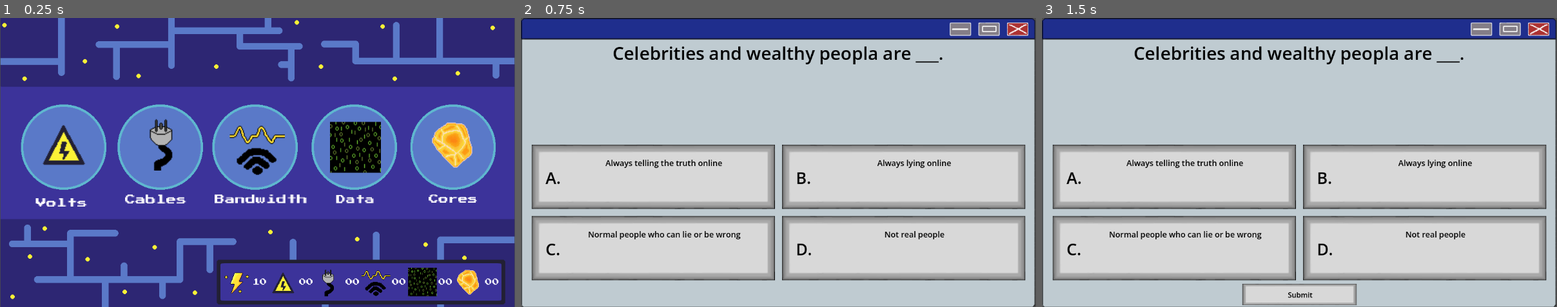
Above: before the commit, frames 1-3 (left to right).
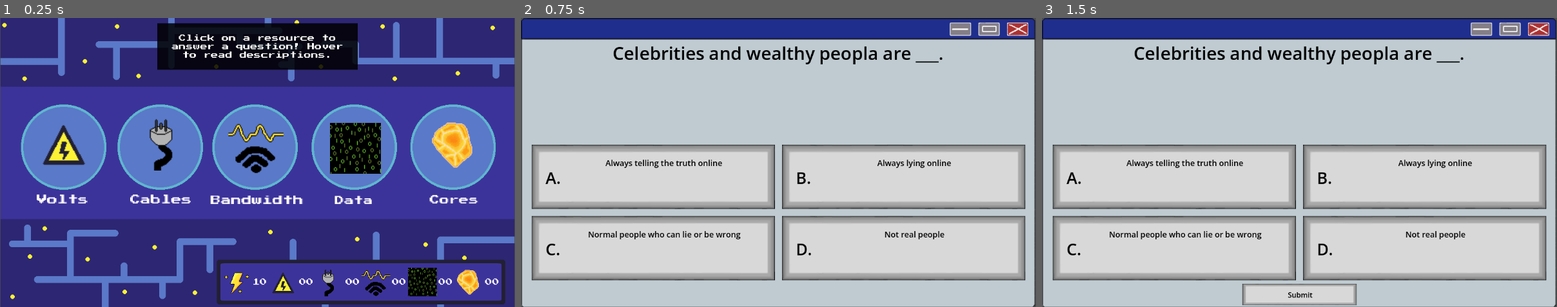
Above: after the commit, the same moments.

Repository: CalebJoines/Computer-Castle
Game: Godot game, scene res://Scenes/resource_picker.tscn
The game is run twice, just before and just after one commit, with the same random seed, the same clock (stepped at 60 frames per second) and the same inputs. This scene is started directly instead of the project's main scene. Sound files missing from this copy of the repository are replaced by a short silence.
Inputs (mouse positions are in pixels of both pictures, inside the frame that each line leads up to):
- Up to frame 1 (0.25 s): no input
- Up to frame 2 (0.75 s): tap A at 0.5 s; drag from (582, 145) to (876, 148) at 0.52 s
- Up to frame 3 (1.5 s): tap Space at 1.25 s; drag from (1175, 176) to (1423, 176) at 1.27 s

The runs differ from the first frame. In frame 1, 8.6% of the frame differs, in the area x 6-93%, y 1-66%; in frame 2, nothing differs; in frame 3, nothing differs.

Commit message:
revamped resource picker

Diff:
--- a/computer-castle-/Scenes/resource_picker.tscn
+++ b/computer-castle-/Scenes/resource_picker.tscn
@@ -4,6 +4,7 @@
 [ext_resource type="Script" uid="uid://d3v02qgdras0r" path="res://Scripts/spentchecker.gd" id="1_wklta"]
 [ext_resource type="PackedScene" uid="uid://chduusndy8aig" path="res://Scenes/clickable_box.tscn" id="2_ywnrd"]
 [ext_resource type="Texture2D" uid="uid://dhitel0oagl54" path="res://Sprites/ResourceSprites/volts.png" id="3_j7fta"]
+[ext_resource type="Script" uid="uid://be1h41fv5wygf" path="res://Scripts/ResourceDesc.gd" id="3_oot3j"]
 [ext_resource type="Texture2D" uid="uid://c5tbksqfq33g4" path="res://Sprites/ResourceSprites/Data.png" id="4_7857q"]
 [ext_resource type="FontFile" uid="uid://b888lr52k04li" path="res://Fonts/PressStart2P-Regular.ttf" id="4_g3ufx"]
 [ext_resource type="Texture2D" uid="uid://bekw3fgtjbpjh" path="res://Sprites/ResourceSprites/ai_cores.png" id="5_sqw27"]
@@ -14,6 +15,11 @@
 [ext_resource type="Script" uid="uid://741oawsuywix" path="res://Scenes/songreplayResource.gd" id="9_j7fta"]
 [ext_resource type="Texture2D" uid="uid://5schfk5a0kpc" path="res://Sprites/menuSprites/submits.png" id="12_80q24"]
 [ext_resource type="Script" uid="uid://ovnyfqdycehl" path="res://Scripts/load_level.gd" id="13_wklta"]
+
+[sub_resource type="RectangleShape2D" id="RectangleShape2D_wklta"]
+size = Vector2(63.276424, 63.117897)
+
+[sub_resource type="CanvasTexture" id="CanvasTexture_oot3j"]
 
 [sub_resource type="AtlasTexture" id="AtlasTexture_g00bq"]
 atlas = ExtResource("12_80q24")
@@ -52,12 +58,21 @@
 [node name="ClickableBoxes" type="Node2D" parent="." unique_id=830775954]
 unique_name_in_owner = true
 
-[node name="Volts Sprite" type="Sprite2D" parent="ClickableBoxes" unique_id=1102679792]
-position = Vector2(-434, -43)
+[node name="VoltsArea" type="Area2D" parent="ClickableBoxes" unique_id=229271319]
+position = Vector2(-432, -32)
 scale = Vector2(1.9218746, 1.9218746)
+script = ExtResource("3_oot3j")
+description_text = "Question Topic: Media Literacy\\n\\nUsed in: Cannon, Tesla"
+
+[node name="VoltsCollison" type="CollisionShape2D" parent="ClickableBoxes/VoltsArea" unique_id=1973733771]
+position = Vector2(1.1444092e-05, -4.7683716e-07)
+shape = SubResource("RectangleShape2D_wklta")
+
+[node name="Sprite2D" type="Sprite2D" parent="ClickableBoxes/VoltsArea" unique_id=1102679792]
+position = Vector2(-1.0406494, -5.7235775)
 texture = ExtResource("3_j7fta")
 
-[node name="Volts Button" parent="ClickableBoxes/Volts Sprite" unique_id=584798666 instance=ExtResource("2_ywnrd")]
+[node name="Volts Button" parent="ClickableBoxes/VoltsArea/Sprite2D" unique_id=584798666 instance=ExtResource("2_ywnrd")]
 modulate = Color(1, 1, 1, 0)
 self_modulate = Color(1, 1, 1, 0)
 position = Vector2(-33.300827, -29.138226)
@@ -65,103 +80,164 @@
 scene_path = "res://Scenes/question.tscn"
 bank = "MediaLiteracy"
 
-[node name="VoltsLabel" type="Label" parent="ClickableBoxes/Volts Sprite" unique_id=52433338]
-texture_filter = 1
-offset_left = -32.26017
-offset_top = 64.000015
-offset_right = 27.73983
-offset_bottom = 80.130104
+[node name="VoltsLabel" type="Label" parent="ClickableBoxes/VoltsArea/Sprite2D" unique_id=52433338]
+texture_filter = 1
+offset_left = -30.699196
+offset_top = 59.83741
+offset_right = 29.300804
+offset_bottom = 75.9675
 theme_override_fonts/font = ExtResource("4_g3ufx")
 theme_override_font_sizes/font_size = 12
 text = "Volts"
 
-[node name="DataSprite" type="Sprite2D" parent="ClickableBoxes" unique_id=220409759]
-position = Vector2(219, -34)
-scale = Vector2(1.78125, 1.78125)
+[node name="DataArea" type="Area2D" parent="ClickableBoxes" unique_id=418039500]
+position = Vector2(217.99998, -31.999998)
+scale = Vector2(1.9218746, 1.9218746)
+script = ExtResource("3_oot3j")
+description_text = "Question Topic: Digital Footprint\\n\\nUsed in: Sniper"
+
+[node name="DataCollision" type="CollisionShape2D" parent="ClickableBoxes/DataArea" unique_id=820143861]
+position = Vector2(-1.5497208e-06, 1.0406456)
+shape = SubResource("RectangleShape2D_wklta")
+
+[node name="Sprite2D" type="Sprite2D" parent="ClickableBoxes/DataArea" unique_id=220409759]
+position = Vector2(0.52033234, -3.8146973e-06)
+scale = Vector2(0.92682946, 0.92682946)
 texture = ExtResource("4_7857q")
 
-[node name="Cores" parent="ClickableBoxes/DataSprite" unique_id=120710478 instance=ExtResource("2_ywnrd")]
+[node name="Cores" parent="ClickableBoxes/DataArea/Sprite2D" unique_id=120710478 instance=ExtResource("2_ywnrd")]
 modulate = Color(1, 1, 1, 0)
 position = Vector2(-33.68421, -33.68421)
 scale = Vector2(1.6842105, 1.6842105)
 scene_path = "res://Scenes/question.tscn"
 bank = "DigitalFootprint"
 
-[node name="DataLabel" type="Label" parent="ClickableBoxes/DataSprite" unique_id=1628861198]
-texture_filter = 1
-offset_left = -24.14035
-offset_top = 59.508774
-offset_right = 28.91948
+[node name="DataLabel" type="Label" parent="ClickableBoxes/DataArea/Sprite2D" unique_id=1628861198]
+texture_filter = 1
+offset_left = -25.824562
+offset_top = 59.50877
+offset_right = 23.01754
 offset_bottom = 75.63884
 theme_override_fonts/font = ExtResource("4_g3ufx")
 theme_override_font_sizes/font_size = 12
 text = "Data"
 
-[node name="Sprite2D3" type="Sprite2D" parent="ClickableBoxes" unique_id=1971554782]
+[node name="CoresArea" type="Area2D" parent="ClickableBoxes" unique_id=1576927003]
 position = Vector2(440.00003, -40)
-scale = Vector2(1.828125, 1.828125)
+scale = Vector2(1.9218748, 1.9218748)
+script = ExtResource("3_oot3j")
+description_text = "Question Topic: Security Best Practices\\n\\nUsed in: Tesla"
+
+[node name="CoresCollision" type="CollisionShape2D" parent="ClickableBoxes/CoresArea" unique_id=1292877842]
+position = Vector2(-2.2888184e-05, 1.9073486e-06)
+shape = SubResource("RectangleShape2D_wklta")
+
+[node name="Sprite2D" type="Sprite2D" parent="ClickableBoxes/CoresArea" unique_id=1971554782]
+scale = Vector2(0.9512197, 0.9512197)
 texture = ExtResource("5_sqw27")
 
-[node name="Cores" parent="ClickableBoxes/Sprite2D3" unique_id=798968945 instance=ExtResource("2_ywnrd")]
+[node name="Cores" parent="ClickableBoxes/CoresArea/Sprite2D" unique_id=798968945 instance=ExtResource("2_ywnrd")]
 modulate = Color(1, 1, 1, 0)
 position = Vector2(-31.999992, -32.000004)
 scale = Vector2(1.6410258, 1.6410258)
 scene_path = "res://Scenes/question.tscn"
 bank = "Security"
 
-[node name="CoresLabel" type="Label" parent="ClickableBoxes/Sprite2D3" unique_id=68388691]
-texture_filter = 1
-offset_left = -30.632484
-offset_top = 61.264957
-offset_right = 29.367516
-offset_bottom = 77.395035
+[node name="CoresLabel" type="Label" parent="ClickableBoxes/CoresArea/Sprite2D" unique_id=68388691]
+texture_filter = 1
+offset_left = -30.085472
+offset_top = 61.811962
+offset_right = 29.914528
+offset_bottom = 74.39316
 theme_override_fonts/font = ExtResource("4_g3ufx")
 theme_override_font_sizes/font_size = 12
 text = "Cores"
 
-[node name="CablesSprite" type="Sprite2D" parent="ClickableBoxes" unique_id=634485076]
-position = Vector2(-210, -43)
-scale = Vector2(1.9218746, 1.9218746)
-texture = ExtResource("6_6okmw")
-
-[node name="Cables" parent="ClickableBoxes/CablesSprite" unique_id=1475129865 instance=ExtResource("2_ywnrd")]
+[node name="BandwidthArea" type="Area2D" parent="ClickableBoxes" unique_id=770407191]
+position = Vector2(-216.00003, -40.000008)
+scale = Vector2(1.9218749, 1.9218749)
+script = ExtResource("3_oot3j")
+description_text = "Question Topic: Online Scams\\n\\nUsed in: Sniper"
+
+[node name="BandwidthCollision" type="CollisionShape2D" parent="ClickableBoxes/BandwidthArea" unique_id=719538487]
+position = Vector2(112.39025, 4.1626053)
+shape = SubResource("RectangleShape2D_wklta")
+
+[node name="Sprite2D" type="Sprite2D" parent="ClickableBoxes/BandwidthArea" unique_id=944468073]
+position = Vector2(110.8293, 2.081304)
+scale = Vector2(0.9999999, 0.9999999)
+texture = ExtResource("7_6okmw")
+
+[node name="Bandwidth" parent="ClickableBoxes/BandwidthArea/Sprite2D" unique_id=1346519469 instance=ExtResource("2_ywnrd")]
 modulate = Color(1, 1, 1, 0)
 position = Vector2(-31.219513, -29.658546)
 scale = Vector2(1.5609759, 1.5609759)
 scene_path = "res://Scenes/question.tscn"
-bank = "DigitalThreats"
-
-[node name="CablesLabel" type="Label" parent="ClickableBoxes/CablesSprite" unique_id=462190860]
-texture_filter = 1
-offset_left = -44.74798
-offset_top = 59.83741
-offset_right = 41.626022
-offset_bottom = 75.96748
-theme_override_fonts/font = ExtResource("4_g3ufx")
-theme_override_font_sizes/font_size = 12
-text = "Cables"
-
-[node name="Sprite2D" type="Sprite2D" parent="ClickableBoxes" unique_id=944468073]
-position = Vector2(0, -32)
-scale = Vector2(1.9218746, 1.9218746)
-texture = ExtResource("7_6okmw")
-
-[node name="Bandwidth" parent="ClickableBoxes/Sprite2D" unique_id=1346519469 instance=ExtResource("2_ywnrd")]
+bank = "Scams_and_links"
+
+[node name="BandwidthLabel" type="Label" parent="ClickableBoxes/BandwidthArea/Sprite2D" unique_id=500233807]
+texture_filter = 1
+offset_left = -52.552864
+offset_top = 57.235786
+offset_right = 55.447136
+offset_bottom = 73.36586
+theme_override_fonts/font = ExtResource("4_g3ufx")
+theme_override_font_sizes/font_size = 12
+text = "Bandwidth"
+
+[node name="CablesArea" type="Area2D" parent="ClickableBoxes" unique_id=787995877]
+position = Vector2(-216, -40.000004)
+scale = Vector2(1.9218749, 1.9218749)
+script = ExtResource("3_oot3j")
+description_text = "Question Topic:Types of Digital Threats\\n\\nUsed in: Cannon"
+
+[node name="CablesCollision" type="CollisionShape2D" parent="ClickableBoxes/CablesArea" unique_id=2139225009]
+position = Vector2(0, 2.3841858e-06)
+shape = SubResource("RectangleShape2D_wklta")
+
+[node name="Sprite2D" type="Sprite2D" parent="ClickableBoxes/CablesArea" unique_id=634485076]
+position = Vector2(3.1219482, -1.5609741)
+scale = Vector2(0.9999999, 0.9999999)
+texture = ExtResource("6_6okmw")
+
+[node name="Cables" parent="ClickableBoxes/CablesArea/Sprite2D" unique_id=1475129865 instance=ExtResource("2_ywnrd")]
 modulate = Color(1, 1, 1, 0)
 position = Vector2(-31.219513, -29.658546)
 scale = Vector2(1.5609759, 1.5609759)
 scene_path = "res://Scenes/question.tscn"
-bank = "Scams_and_links"
-
-[node name="BandwidthLabel" type="Label" parent="ClickableBoxes/Sprite2D" unique_id=500233807]
-texture_filter = 1
-offset_left = -49.95125
-offset_top = 54.11383
-offset_right = 58.04875
-offset_bottom = 70.243904
-theme_override_fonts/font = ExtResource("4_g3ufx")
-theme_override_font_sizes/font_size = 12
-text = "Bandwidth"
+bank = "DigitalThreats"
+
+[node name="CablesLabel" type="Label" parent="ClickableBoxes/CablesArea/Sprite2D" unique_id=462190860]
+texture_filter = 1
+offset_left = -39.024403
+offset_top = 59.83741
+offset_right = 32.975597
+offset_bottom = 75.96748
+theme_override_fonts/font = ExtResource("4_g3ufx")
+theme_override_font_sizes/font_size = 12
+text = "Cables"
+
+[node name="Description" type="Label" parent="ClickableBoxes" unique_id=634794094 groups=["Description"]]
+z_index = 2
+offset_left = -200.0
+offset_top = -312.0
+offset_right = 200.0
+offset_bottom = -208.0
+theme_override_fonts/font = ExtResource("4_g3ufx")
+text = "Click on a resource to answer a question! Hover to read descriptions."
+horizontal_alignment = 1
+vertical_alignment = 1
+autowrap_mode = 2
+
+[node name="Backbox" type="TextureRect" parent="ClickableBoxes" unique_id=1803731133]
+modulate = Color(0, 0, 0, 0.8509804)
+z_index = 1
+offset_left = -224.0
+offset_top = -312.0
+offset_right = 224.0
+offset_bottom = -208.0
+mouse_filter = 0
+texture = SubResource("CanvasTexture_oot3j")
 
 [node name="Resource_Counters" parent="." unique_id=654333457 instance=ExtResource("8_6okmw")]
 offset_left = -79.0
--- /dev/null
+++ b/computer-castle-/Scripts/ResourceDesc.gd
@@ -0,0 +1,25 @@
+extends Area2D
+
+@export var hover_scale := 1.3
+@export var description_text := ""
+
+@onready var sprite = $Sprite2D
+@onready var label = get_tree().get_first_node_in_group("Description")
+@onready var box = %"Backbox"
+var original_scale := Vector2.ONE
+
+func _ready():
+	original_scale = sprite.scale
+	mouse_entered.connect(_on_enter)
+	mouse_exited.connect(_on_exit)
+
+
+func _on_enter():
+	sprite.scale = original_scale * hover_scale
+	if label:
+		label.text = description_text.replace("\\n", "\n")
+
+
+func _on_exit():
+	sprite.scale = original_scale
+	label.text = "Click on a resource to answer a question! Hover to read descriptions."
Not shown, added: computer-castle-/Scripts/ResourceDesc.gd.uid
